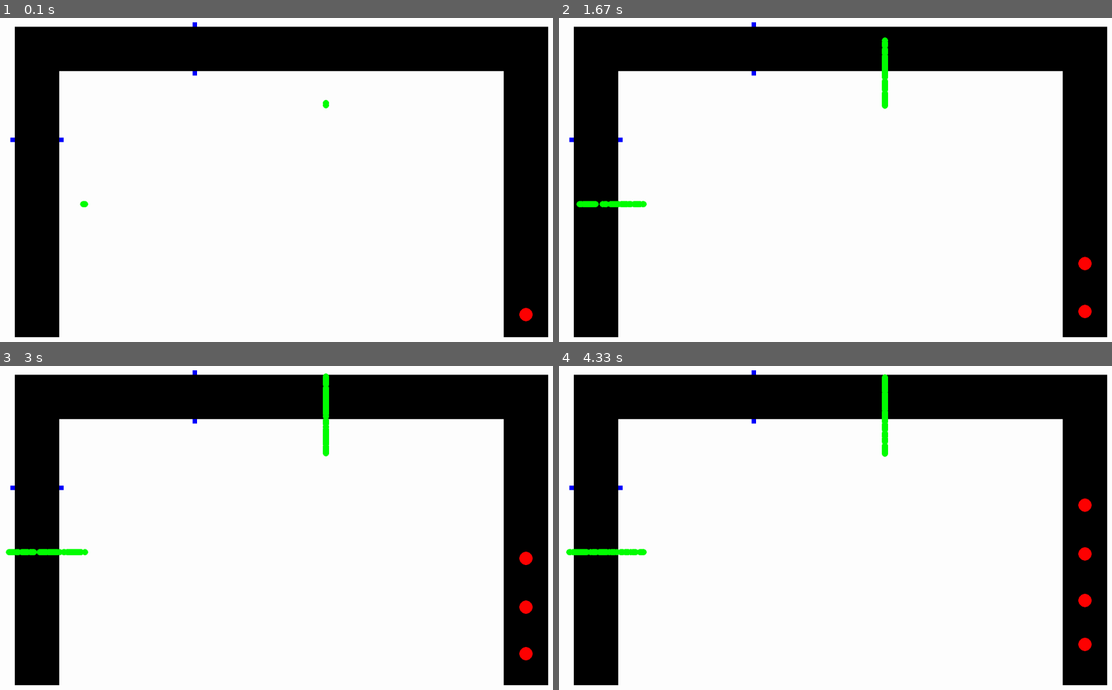
Above: before the commit, frames 1-4 (two rows, left to right).
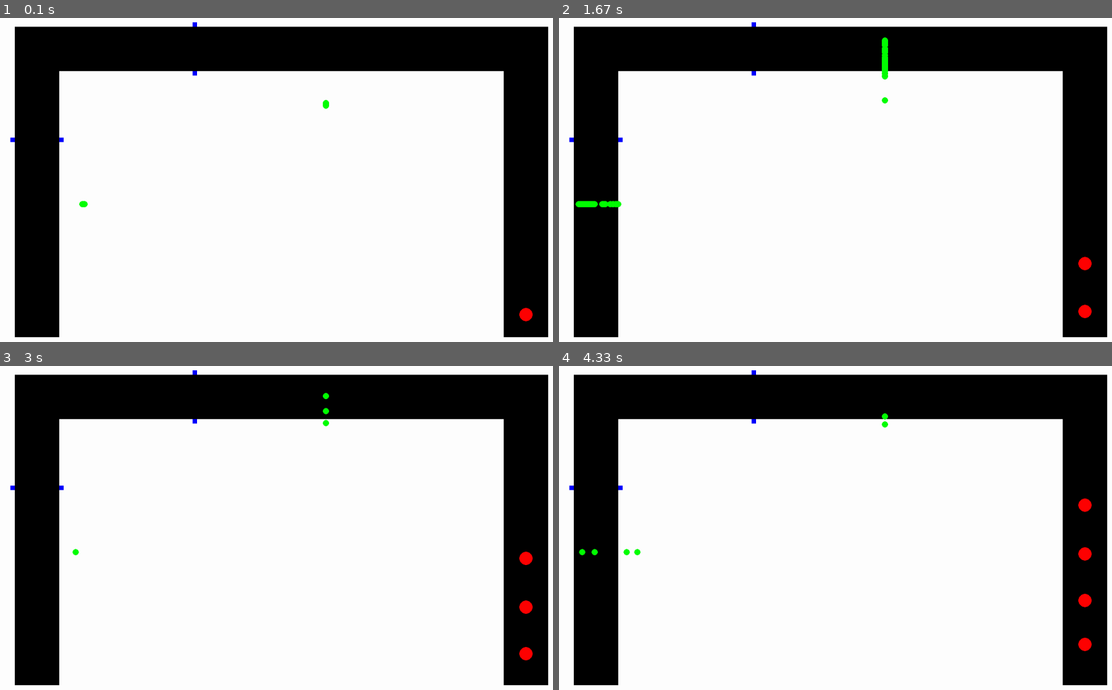
Above: after the commit, the same moments.

Repository: JCoder121/carsim
Game: pygame game, started from files/jeff_MASTER.py
Two runs of this game, one before a commit and one after it. Both use one fixed random seed, a clock stepped at 60 frames per second and the inputs below.
Inputs (mouse positions are in pixels of both pictures, inside the frame that each line leads up to):
- Up to frame 1 (0.1 s): no input
- Up to frame 2 (1.67 s): tap Enter at 0.33 s; click (647, 134) at 1.22 s; tap Space at 1.5 s
- Up to frame 3 (3 s): tap Space at 1.9, 2.2, 2.73 s; click (259, 638) at 2.38 s
- Up to frame 4 (4.33 s): tap Space at 3.07, 3.37, 3.57, 3.87, 4.13 s

The runs differ from the first frame. In frame 1, less than 0.1% of the frame differs, in the area x 14-60%, y 26-59%; in frame 2, 0.2%; in frame 3, 0.5%, in the area x 1-60%, y 2-59%; in frame 4, 0.5%.

Commit message:
Update jeff_MASTER.py

Diff:
--- a/files/jeff_MASTER.py
+++ b/files/jeff_MASTER.py
@@ -53,38 +53,14 @@
 size = [SCREEN_WIDTH, SCREEN_HEIGHT]
 screen = pygame.display.set_mode(size)
 
-def obj_drop_off(obj):
-
-    if not obj.is_dropped:
-        drop_in_front = False
-
-        #If the car is in its intended drop off location and it hasn't dropped and it isn't dropping
-        if(not obj.in_progress):
-            obj.stop(True)
-            obj.final_time = (pygame.time.get_ticks() / 1000) + obj.wait_time
-            obj.in_progress = True
-
-        current_time = pygame.time.get_ticks() / 1000
-        if current_time < obj.final_time:
-            current_time = pygame.time.get_ticks() / 1000
-            obj.stop(True)
-
-        else:
-            obj.is_dropped = False
-
-    return
-
-#make sure cars do not spawn and overlap
-def spawn_detect():
-        car_spawn_bool = True
-        for width in range(0, 100):
-            for height in range(0, 50):
-                spawn_value = screen.get_at(( (1200 + width) , (650 + height) ))
-                if spawn_value == RED:
-                    car_spawn_bool = False
-                    break
-
-        return car_spawn_bool
+#pedestrian spawner variables needed
+final_ped_time = 0
+
+#things to keep track of during entire program
+car_list = []
+person_list = []
+car_count = 0
+
 
 class Car:
     """
@@ -108,6 +84,7 @@
         self.is_dropped = False
         self.start=0
         self.final_time =0
+        self.drop_detect_bool = False
 
         #time to wait for passengers to get out
         self.wait_time = random.randint(10,15)
@@ -175,6 +152,71 @@
 
         self.accel+= ACCEL
 
+    def drop_detect(self):
+        self.drop_detct_bool = False
+
+        for z in range(3, INFRONT):
+            detect_val_1 = screen.get_at((int(self.x-z), int(self.y)))
+            detect_val_2 = screen.get_at((int(self.x), int(self.y) + z))
+            if (detect_val_1 == YELLOW) or (detect_val_2 == YELLOW):
+                self.drop_detect_bool = True
+
+        return self.drop_detect_bool
+
+
+
+def obj_drop_off(obj):
+
+    if not obj.is_dropped:
+        drop_in_front = False
+
+        #If the car is in its intended drop off location and it hasn't dropped and it isn't dropping
+        if(not obj.in_progress):
+            obj.stop(True)
+            obj.final_time = (pygame.time.get_ticks() / 1000) + obj.wait_time
+            obj.in_progress = True
+
+        current_time = pygame.time.get_ticks() / 1000
+        if current_time < obj.final_time:
+            current_time = pygame.time.get_ticks() / 1000
+            obj.stop(True)
+
+        else:
+            obj.is_dropped = False
+
+    return
+
+#make sure cars do not spawn and overlap
+def spawn_detect(x, y):
+    car_spawn_bool = True
+    #ped_spawn_bool = True
+
+    #if object == "car":
+    for width in range(0, 100):
+        for height in range(0, 50):
+            spawn_value = screen.get_at(( (x + width) , (y + height) ))
+            if spawn_value == RED:
+                car_spawn_bool = False
+                break
+                    #return car_spawn_bool
+    '''
+    elif object == "pedestrian":
+        for width in range(-50, 50):
+            for height in range(-50, 50):
+                spawn_value = screen.get_at(( (x + width) , (y + height) ))
+                if spawn_value == GREEN:
+                    ped_spawn_bool = False
+                    break
+                    #return ped_spawn_bool
+
+    #1200, 650
+    if object == "car":
+        return car_spawn_bool
+
+    elif object == "pedestrian":
+        return ped_spawn_bool
+    '''
+    return car_spawn_bool
 
 class Person:
     """
@@ -194,6 +236,29 @@
     def stop(self):
         self.speed = 0
 
+def pedestrian_spawner(wait, allow):
+    global final_ped_time
+
+    get_time = True
+    ped_current_time = pygame.time.get_ticks() / 1000
+    start_spawning = False
+
+    if (int(ped_current_time) % wait) == 0:
+
+        if get_time:
+            start_ped_time = pygame.time.get_ticks() / 1000
+            final_ped_time = start_ped_time + allow
+            start_spawning = True
+            get_time = False
+
+    if (ped_current_time < final_ped_time) and start_spawning:
+        person = make_person()
+        person_list.append(person)
+        ped_current_time = pygame.time.get_ticks() / 1000
+
+    start_spawning = False
+    return
+
 def make_car():
     """
     Function to make a new, random car.
@@ -228,6 +293,13 @@
 
 def main():
 
+    #rint("input 0 and 0 for no pedestrians, else enter numbers (first entry should be bigger than second)")
+    #input_ped_wait = int(input("how long of an interval between pedestrians walking across? "))
+    #input_ped_allow = int(input("how long for the flow of pedestrians after interval? "))
+    #fix this input later
+    input_ped_wait = 20
+    input_ped_allow = 3
+
     pygame.init()
     pygame.display.set_caption("PHS Car Traffic")
 
@@ -237,10 +309,6 @@
 
     # Used to manage how fast the screen updates
     clock = pygame.time.Clock()
-
-    car_list = []
-    person_list = []
-    car_count = 0
 
     #make first car and person
     car = make_car()
@@ -249,7 +317,7 @@
     person_list.append(first_cross)
 
     #pedestrian spawn variables (for interval purposes)
-    my_seconds = 0
+    #my_seconds = 0
     start_seconds = 0
     start_seconds_bool = True
     end_seconds = 0
@@ -289,51 +357,16 @@
                 person = make_person()
                 person_list.append(person)
 
+        #spawner logic
 
         #view finding of rectangle to make sure nearest car is out of area to prepare for spawn
         #check if random match and there is a car within rectangular area of start
 
-        if ((random.randint(1, RANDOMPARAM)) == 3) and spawn_detect():
+        if ((random.randint(1, RANDOMPARAM)) == 3) and spawn_detect(1200, 650):
             car = make_car()
             car_list.append(car)
 
-
-        ped_current_time = pygame.time.get_ticks() / 1000
-
-        #random pedestrian spawn TO EDIT
-        person_time = int((pygame.time.get_ticks() / 1000))
-        time_mod = person_time % 10
-        person_counter = 0
-
-        person_spawn_bool = True
-        for search in range(0, 30):
-            spawn_value_left = screen.get_at(( (260 - search) , (500)))
-            spawn_value_top = screen.get_at((804, (245 - search)))
-            if spawn_value_left == GREEN or spawn_value_top == GREEN:
-                person_spawn_bool = False
-                break
-
-        if ped_current_time % 60 > -0.1 and ped_current_time % 60 < 0.1:
-            Ped_walk_bool = True
-            print("yes")
-
-        if Ped_walk_bool == True and ped_time == False:
-            # If its been 60 seconds, start timer
-            start_ped_time = pygame.time.get_ticks() / 1000
-            ped_time = True
-            print(start_ped_time)
-            print("^ is the start time")
-
-        elif ped_time and ped_current_time < start_ped_time + 10:
-        #Timer running and less than 10 seconds...change the 10 to be a variable
-            person = make_person()
-            person_list.append(person)
-
-        elif ped_time and ped_current_time > start_ped_time + 10:
-        #Timer running and its been more than 10 seconds
-            Ped_walk_bool = False
-            ped_time = False
-
+        pedestrian_spawner(input_ped_wait,input_ped_allow)
 
         # --- car logic
         for car in car_list:
@@ -349,13 +382,8 @@
             #see if car is on top side, will go horizontal left
             elif car.x > 155 and car.y < 100:
                 drop_bool = (int(car.x)==car.drop_x) or (int(car.x-1) == car.drop_x)
-                drop_detect = False
-                for z in range(3, INFRONT):
-                    detect_val = screen.get_at((int(car.x-INFRONT), int(car.y)))
-                    if detect_val == YELLOW:
-                        drop_detect = True
-
-                if drop_bool or (detect_val == YELLOW and (car.x > 150 and car.x < 500)):
+                should_drop_now = car.drop_detect()
+                if drop_bool or (should_drop_now and (car.x > 150 and car.x < 500)):
                     obj_drop_off(car)
 
                 car.detect("top")
@@ -366,13 +394,8 @@
             #see if car is on left side, will go vertical down
             elif car.x < 156 and car.y > 90:
                 drop_bool = (int(car.y)==car.drop_y) or (int(car.y-1) == car.drop_y)
-                drop_detect = False
-                for z in range(3, INFRONT):
-                    detect_val = screen.get_at((int(car.x), int(car.y) + INFRONT))
-                    if detect_val == YELLOW:
-                        drop_detect = True
-
-                if drop_bool or (drop_detect and (car.y > 150 and car.y < 350)):
+                should_drop_now = car.drop_detect()
+                if drop_bool or (should_drop_now and (car.y > 150 and car.y < 350)):
                     obj_drop_off(car)
 
                 car.detect("left")
@@ -404,9 +427,18 @@
                     done = True
 
         #pedestrian logic
+
+
+
         for person in person_list:
 
             person_bool = True
+
+            #ped_spawn_1 = spawn_detect(260, 500, "pedestrian")
+            #ped_spawn_2 = spawn_detect(810, 250, "pedestrian")
+            #print(ped_spawn_1 or ped_spawn_2)
+            #if ped_spawn_1 or ped_spawn_2:
+                #print("in")
 
             #person coming from top leg
             if person.personal_value == 0:
@@ -494,10 +526,15 @@
         #f = open("text.txt", "a+")
 
         #various hundred car trials below
-        #f.write("\nthis is first go")
-        f.write("Time Elapsed for 100 Cars, No Pedestrians")
-        #write in the date or something else as well
+        if input_ped_allow == 0 and input_ped_wait == 0:
+            f.write("Time Elapsed for 100 Cars, No Pedestrians")
+
+
+        #do this one later
         #f.write("Time Elapsed for 100 Cars, Randomly Spawned Pedestrians")
+
+        else:
+            body_text = "Time Elapsed for 100 Cars, %s seconds pedestrian flow, %s seconds interval between flow" %input_ped_allow %input_ped_wait
         #f.write("Time Elapsed for 100 Cars, Pedestrians in 10 Second Intervals")
         #f.write("Time Elapsed for 100 Cars, Pedestrians in 20 Second Intervals")
         #f.write("Time Elapsed for 100 Cars, Pedestrians in 30 Second Intervals")
